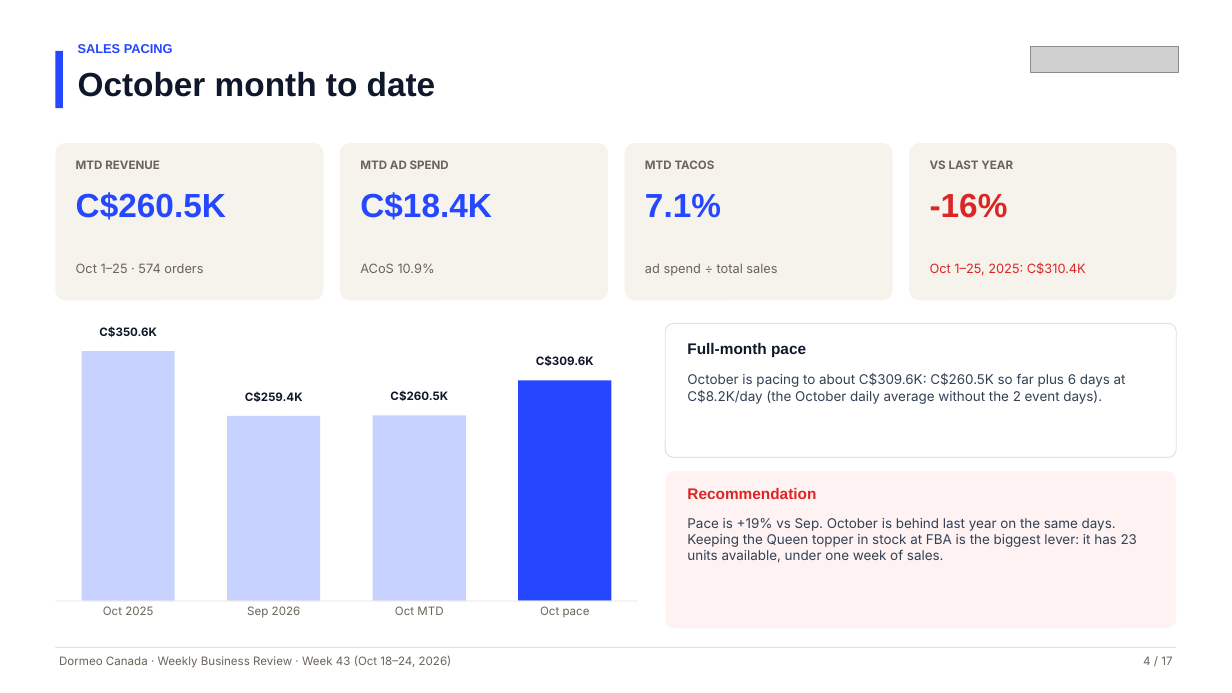
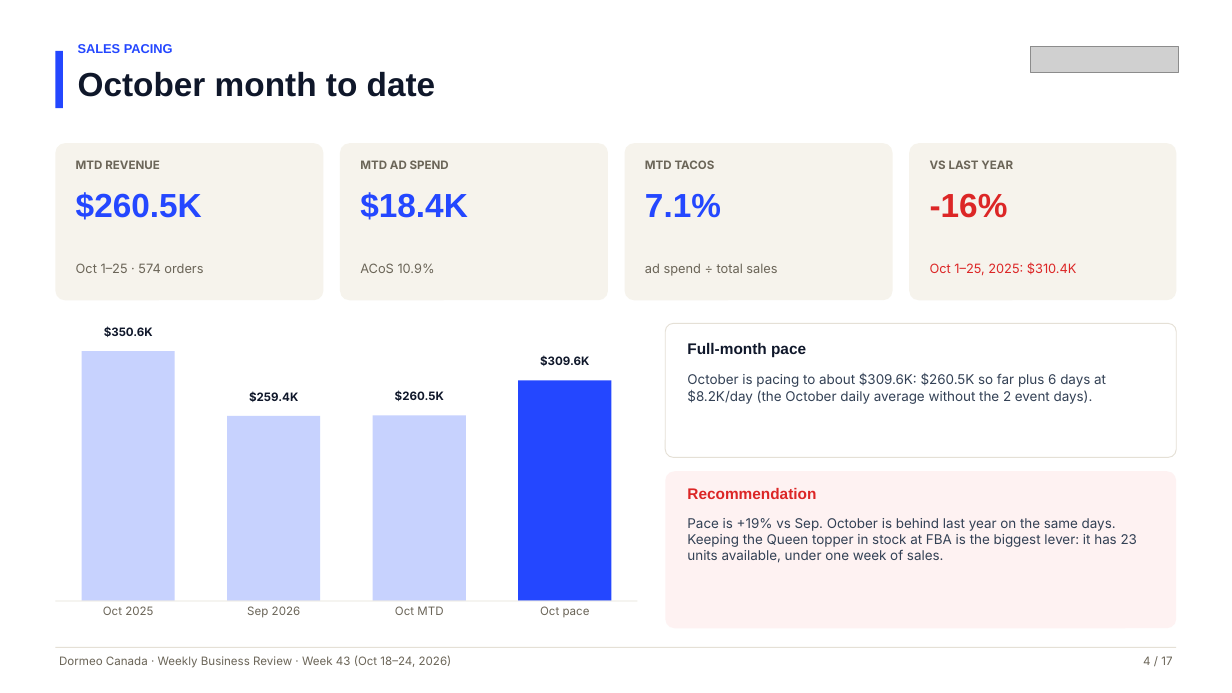
Before and after one commit to RONFSG/flagship-growth-reports, a slide deck: slide 4 of dormeo-canada/deck/2026-10-24/Dormeo-Canada-Weekly-Business-Review-Week-43-2026-10-24.pptx. Drawn at 1232x693 pixels with LibreOffice and Linux fonts; fonts in the diff are those of the drawing; grey boxes stand for pictures. Boxes give left, top, right and bottom in pixels: in the first picture for what was removed or moved away, otherwise in the second. Text is boxed around its words. In the diff, an @@ line names an element or a change of style, - is before the commit and + after.

```diff
--- a/dormeo-canada/deck/2026-10-24/Dormeo-Canada-Weekly-Business-Review-Week-43-2026-10-24.pptx
+++ b/dormeo-canada/deck/2026-10-24/Dormeo-Canada-Weekly-Business-Review-Week-43-2026-10-24.pptx
@@ text at (76, 192, 202, 220): text changed @@
-C$260.5K
+$260.5K
@@ text at (360, 192, 468, 220): text changed @@
-C$18.4K
+$18.4K
@@ text at (930, 262, 1077, 275): text changed @@
-Oct 1–25, 2025: C$310.4K
+Oct 1–25, 2025: $310.4K
@@ text at (104, 327, 153, 337): text changed @@
-C$350.6K
+$350.6K
@@ text at (540, 356, 589, 366): text changed @@
-C$309.6K
+$309.6K
@@ text at (687, 373, 1106, 404): text changed @@
-October is pacing to about C$309.6K: C$260.5K so far plus 6 days at C$8.2K/day (the October daily average without the 2 event days).
+October is pacing to about $309.6K: $260.5K so far plus 6 days at $8.2K/day (the October daily average without the 2 event days).
@@ text at (249, 391, 298, 402): text changed @@
-C$259.4K
+$259.4K
@@ text at (395, 391, 444, 401): text changed @@
-C$260.5K
+$260.5K
```
Also in this commit, not shown: 12 other slides changed, 19 other files.
